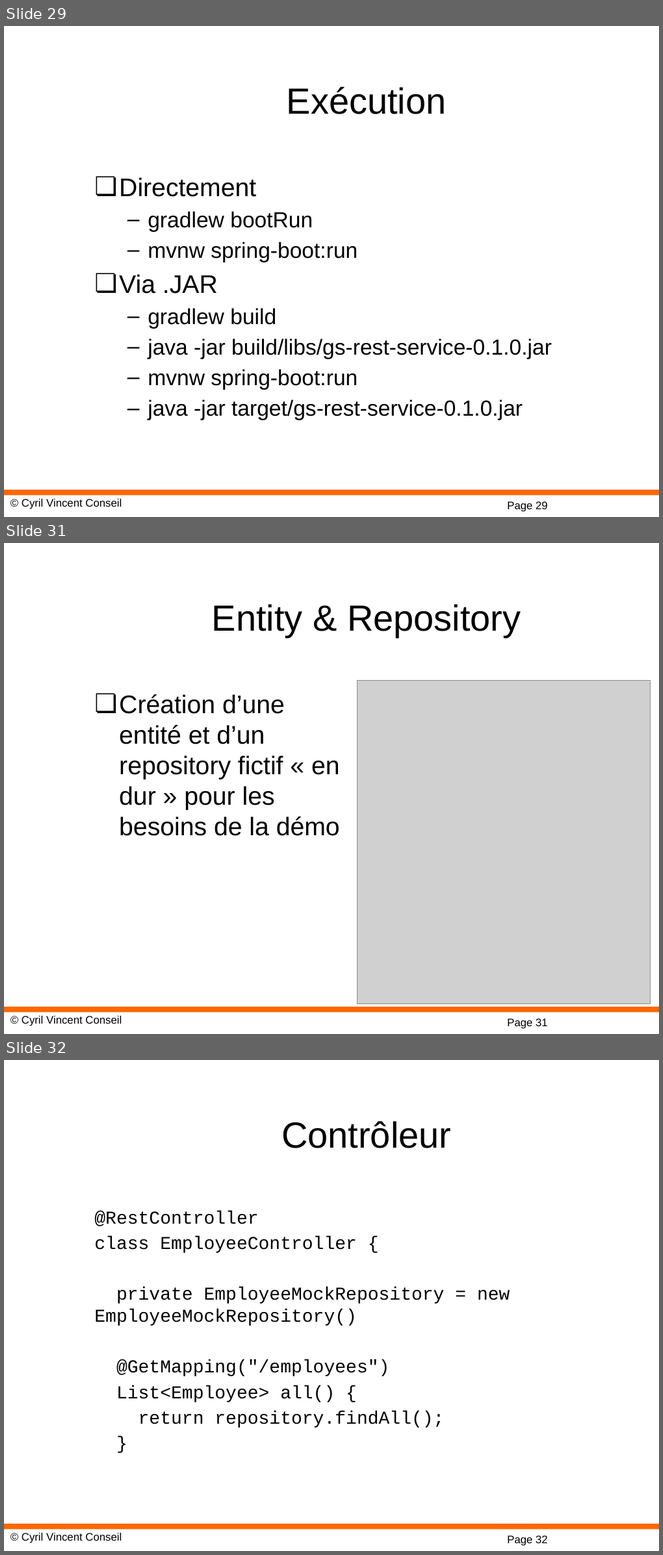
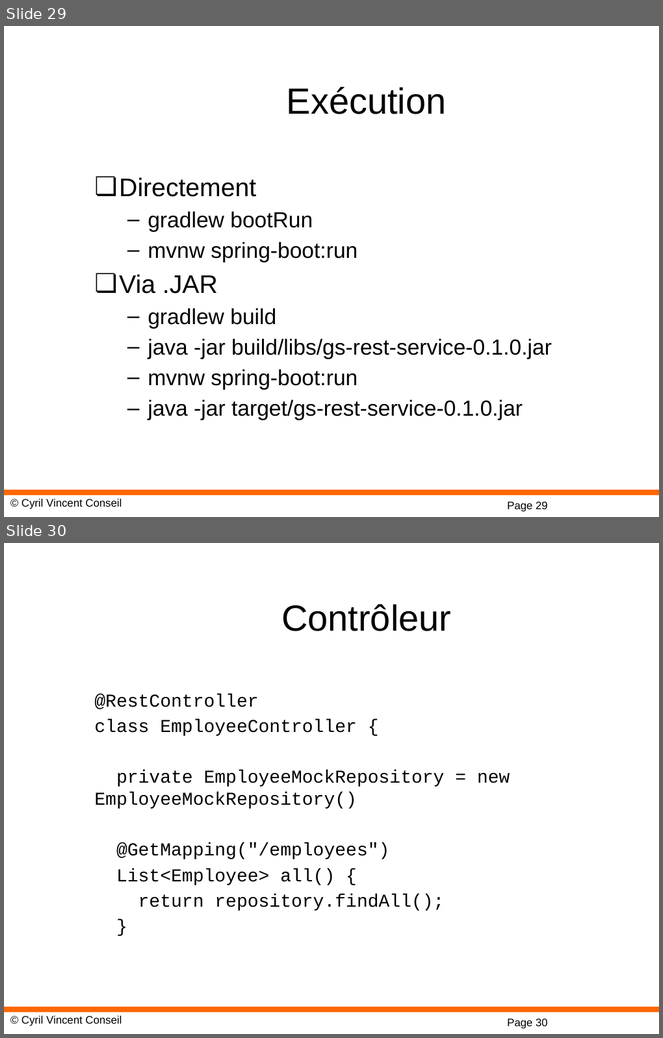
Before and after one commit to cyrilvincent/spring, a slide deck: ppt/Spring-08-SpringRest.pptx. Shown one above the other, each under a label of ours: slides 29, 31 and 32 before the commit, slides 29 and 30 after it; the slides between them are not shown. The pictures are 663x1555 and 663x1038 pixels, drawn with LibreOffice and Linux fonts; fonts in the diff are those of the drawing; grey boxes stand for pictures; background and template pictures are left out. Boxes give left, top, right and bottom in pixels: in the first picture for what was removed or moved away, otherwise in the second. Text is boxed around its words. In the diff, an @@ line names an element or a change of style, - is before the commit and + after.

```diff
--- a/ppt/Spring-08-SpringRest.pptx
+++ b/ppt/Spring-08-SpringRest.pptx
@@ slide 31 removed at bbox=[4, 543, 659, 1034], background #FFFFFF; not listed: 3 template elements that a slide beside it also shows @@
@@ title removed at bbox=[212, 604, 521, 637] @@
-Entity & Repository
@@ text removed at bbox=[119, 694, 340, 836] @@
-❏ Création d’une entité et d’un repository fictif « en dur » pour les besoins de la démo
@@ picture removed at bbox=[357, 681, 650, 1005] @@
@@ what was slide 32 is now slide 30 @@
@@ page number at bbox=[507, 1019, 548, 1029]: text changed @@
-Page 32
+Page 30
```
Also in this commit, not shown: 1 slide changed, 5 other slides removed, 10 other files.
